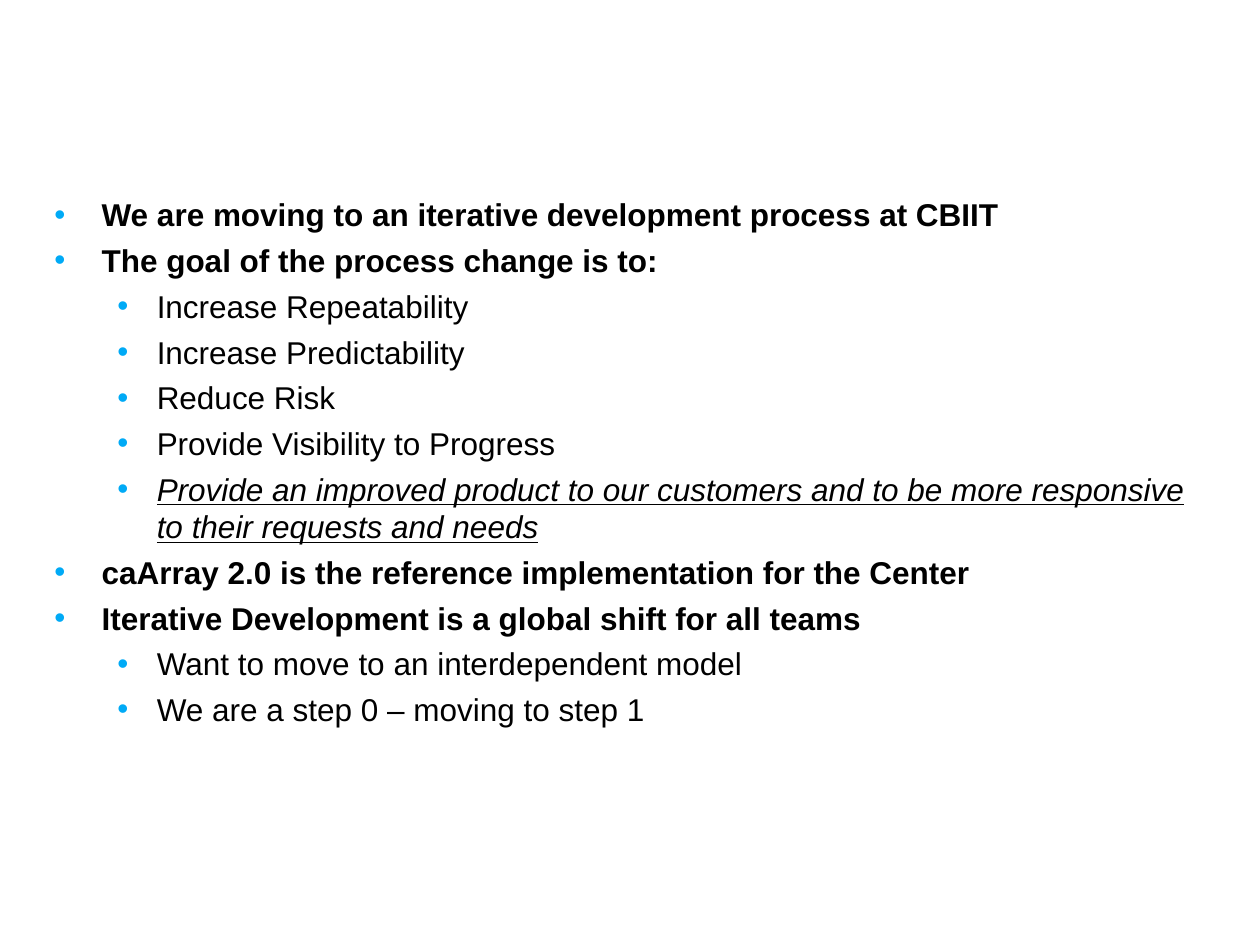
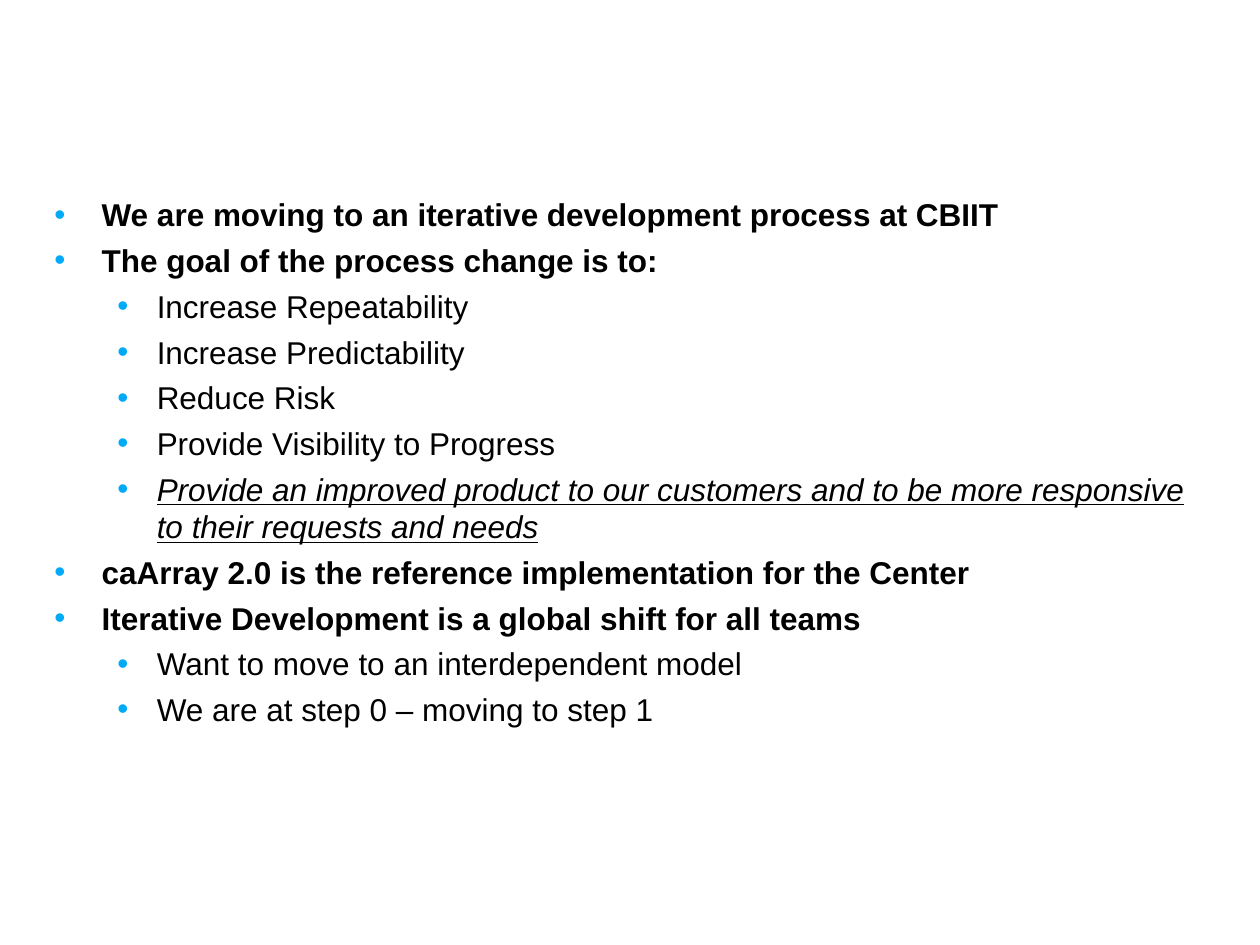
Before and after one commit to NCIP/caarray-docs, a slide deck: slide 3 of project_management/reports/development_to_qa_handoff.ppt. Drawn at 1260x945 pixels with LibreOffice and Linux fonts; fonts in the diff are those of the drawing; background and template pictures are left out. Boxes give left, top, right and bottom in pixels: in the first picture for what was removed or moved away, otherwise in the second. Text is boxed around its words. In the diff, an @@ line names an element or a change of style, - is before the commit and + after.

```diff
--- a/project_management/reports/development_to_qa_handoff.ppt
+++ b/project_management/reports/development_to_qa_handoff.ppt
@@ text at (157,698,654,727): text changed @@
-  • We are a step 0 – moving to step 1
+  • We are at step 0 – moving to step 1
```
Also in this commit, not shown: 3 other slides changed.
